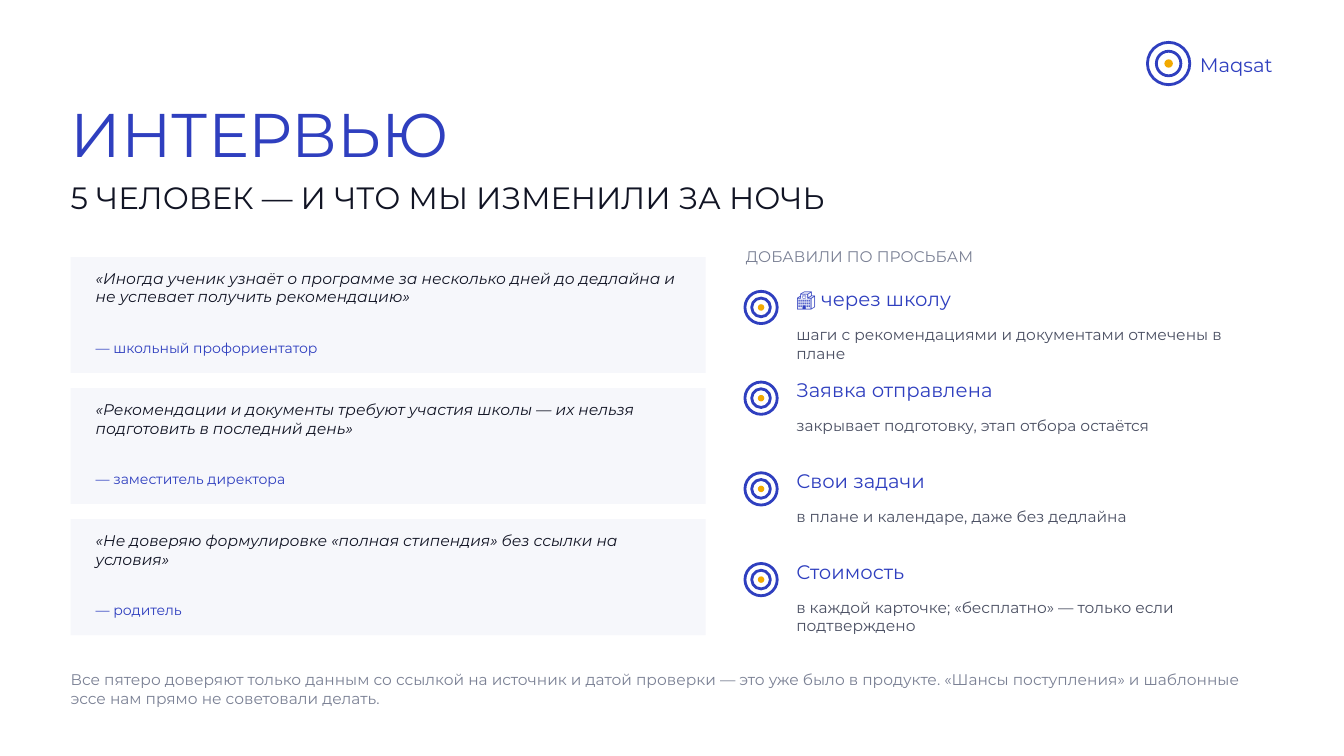
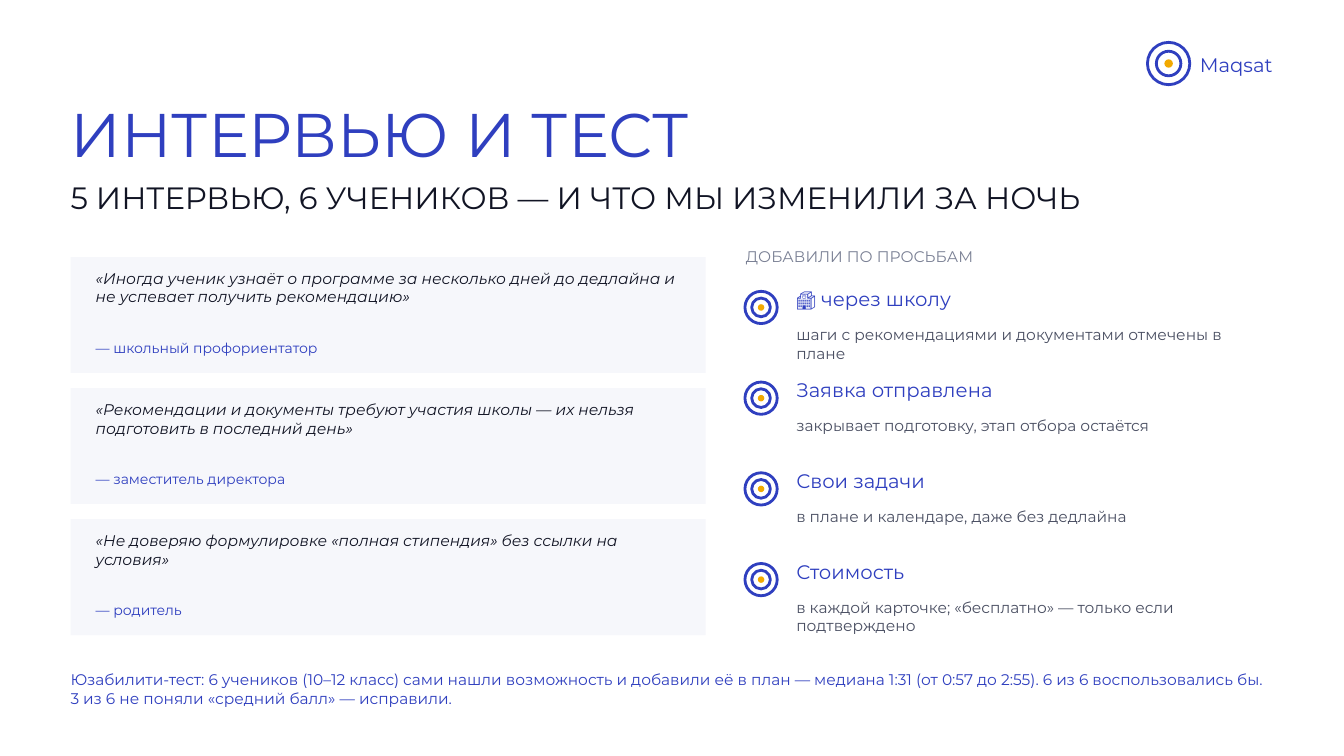
Before and after one commit to sas1k00/hackatonishe, a slide deck: slide 4 of docs/Maqsat_VentureHack2026_Final.pptx. Drawn at 1344x756 pixels with LibreOffice and Linux fonts; fonts in the diff are those of the drawing. Boxes give left, top, right and bottom in pixels: in the first picture for what was removed or moved away, otherwise in the second. Text is boxed around its words. In the diff, an @@ line names an element or a change of style, - is before the commit and + after.

```diff
--- a/docs/Maqsat_VentureHack2026_Final.pptx
+++ b/docs/Maqsat_VentureHack2026_Final.pptx
@@ text at (71, 113, 689, 158): text changed @@
-ИНТЕРВЬЮ
+ИНТЕРВЬЮ И ТЕСТ
@@ text at (71, 187, 1080, 214): text changed @@
-5 ЧЕЛОВЕК — И ЧТО МЫ ИЗМЕНИЛИ ЗА НОЧЬ
+5 ИНТЕРВЬЮ, 6 УЧЕНИКОВ — И ЧТО МЫ ИЗМЕНИЛИ ЗА НОЧЬ
@@ text at (71, 673, 1263, 707): text changed; text colour #7A8094 to #2F3FBF @@
-Все пятеро доверяют только данным со ссылкой на источник и датой проверки — это уже было в продукте. «Шансы поступления» и шаблонные эссе нам прямо не советовали делать.
+Юзабилити-тест: 6 учеников (10–12 класс) сами нашли возможность и добавили её в план — медиана 1:31 (от 0:57 до 2:55). 6 из 6 воспользовались бы. 3 из 6 не поняли «средний балл» — исправили.
```
Also in this commit, not shown: 12 other files.
